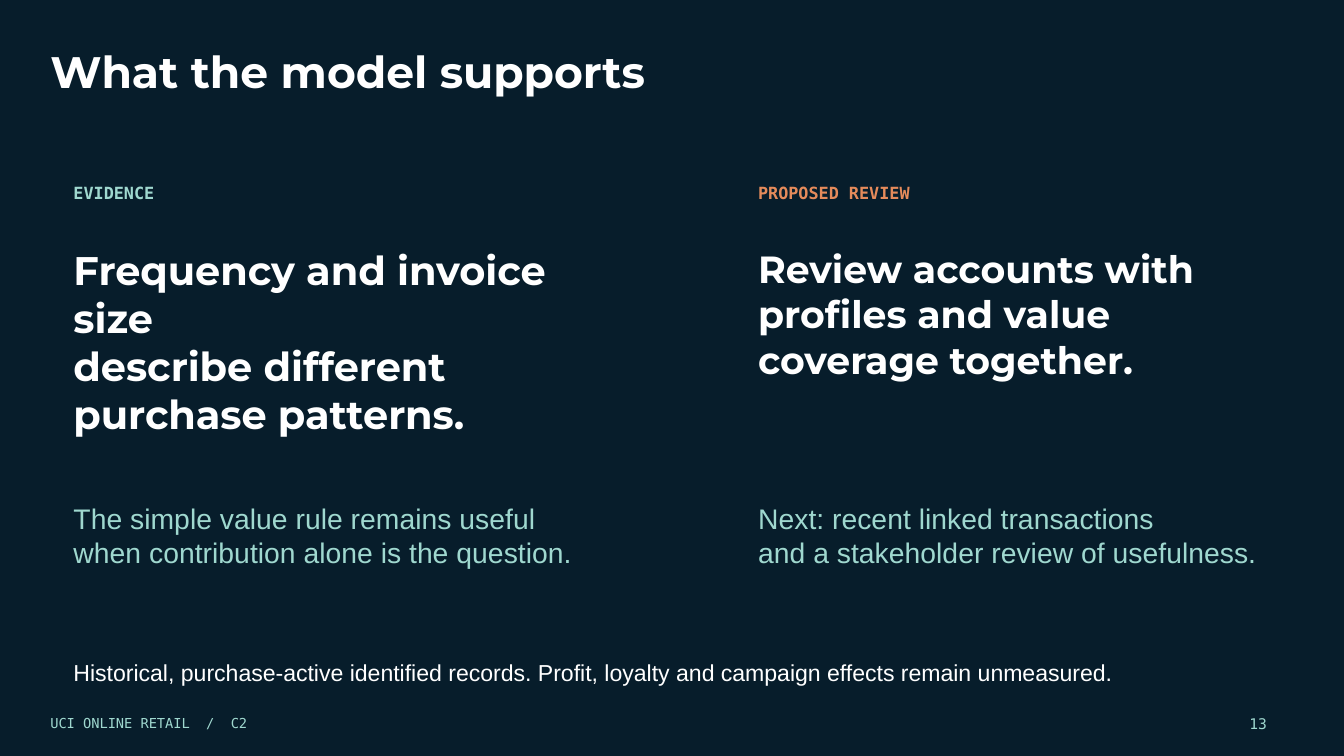
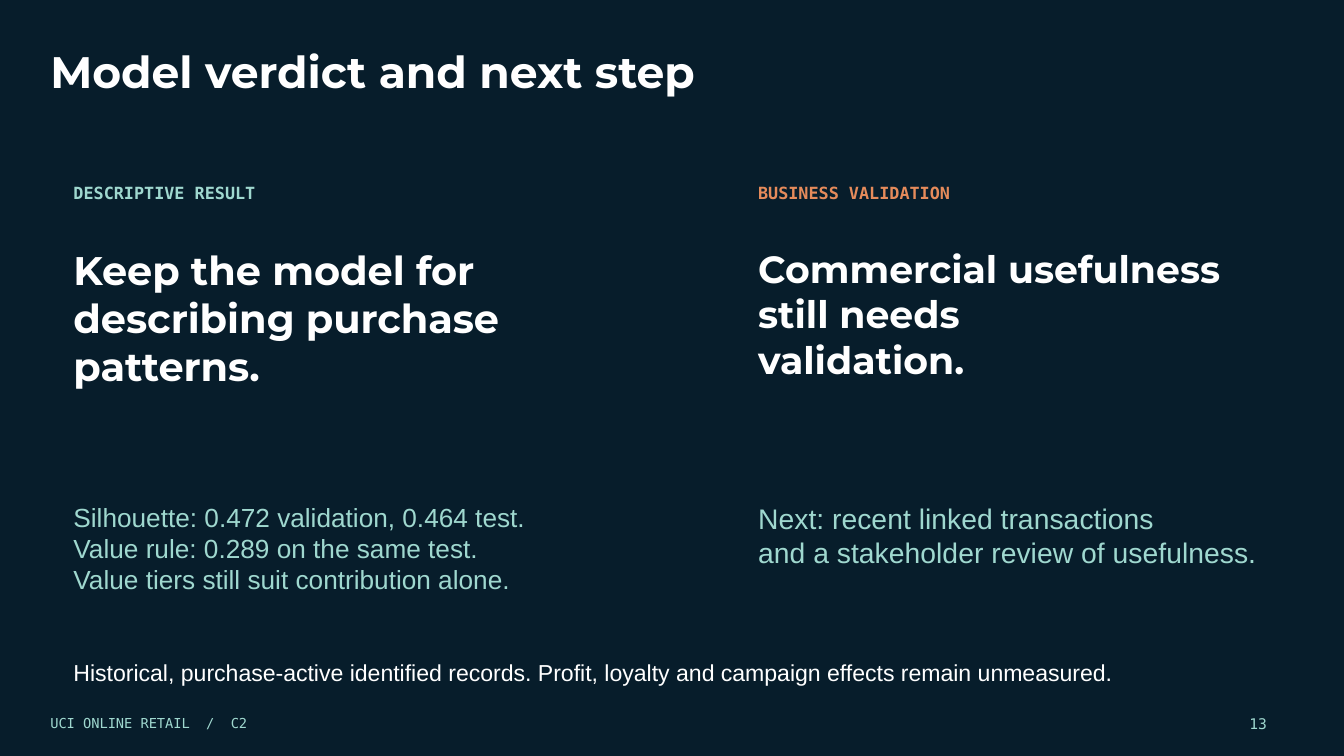
Before and after one commit to DirtyCheese02/online-retail-bi-medina-castillo, a slide deck: slide 13 of c2/delivery/GROUP_Medina_Castillo_C2_Presentation.pptx. Drawn at 1344x756 pixels with LibreOffice and Linux fonts; fonts in the diff are those of the drawing. Boxes give left, top, right and bottom in pixels: in the first picture for what was removed or moved away, otherwise in the second. Text is boxed around its words. In the diff, an @@ line names an element or a change of style, - is before the commit and + after.

Commit message:
Audit C2 model validation and state a scoped descriptive verdict across deliverables

```diff
--- a/c2/delivery/GROUP_Medina_Castillo_C2_Presentation.pptx
+++ b/c2/delivery/GROUP_Medina_Castillo_C2_Presentation.pptx
@@ text at (x1=50, y1=53, x2=695, y2=97): text changed @@
-What the model supports
+Model verdict and next step
@@ text at (x1=73, y1=186, x2=256, y2=199): text changed @@
-EVIDENCE
+DESCRIPTIVE RESULT
@@ text at (x1=758, y1=186, x2=950, y2=200): text changed @@
-PROPOSED REVIEW
+BUSINESS VALIDATION
@@ text at (x1=73, y1=255, x2=499, y2=389): text changed @@
-Frequency and invoice size
-describe different
-purchase patterns.
+Keep the model for
+describing purchase
+patterns.
@@ text at (x1=758, y1=253, x2=1220, y2=375): text changed @@
-Review accounts with
-profiles and value
-coverage together.
+Commercial usefulness
+still needs
+validation.
@@ text at (x1=73, y1=508, x2=524, y2=590): text changed; size 20.2 to 18.8 pt @@
-The simple value rule remains useful
-when contribution alone is the question.
+Silhouette: 0.472 validation, 0.464 test.
+Value rule: 0.289 on the same test.
+Value tiers still suit contribution alone.
```
Also in this commit, not shown: 1 other slide changed, 16 other files.
